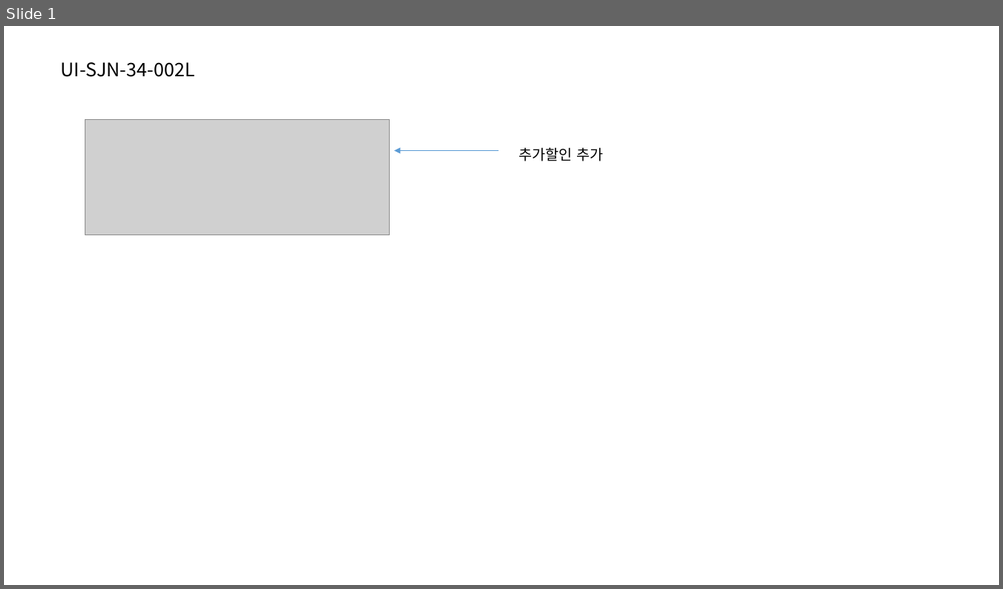
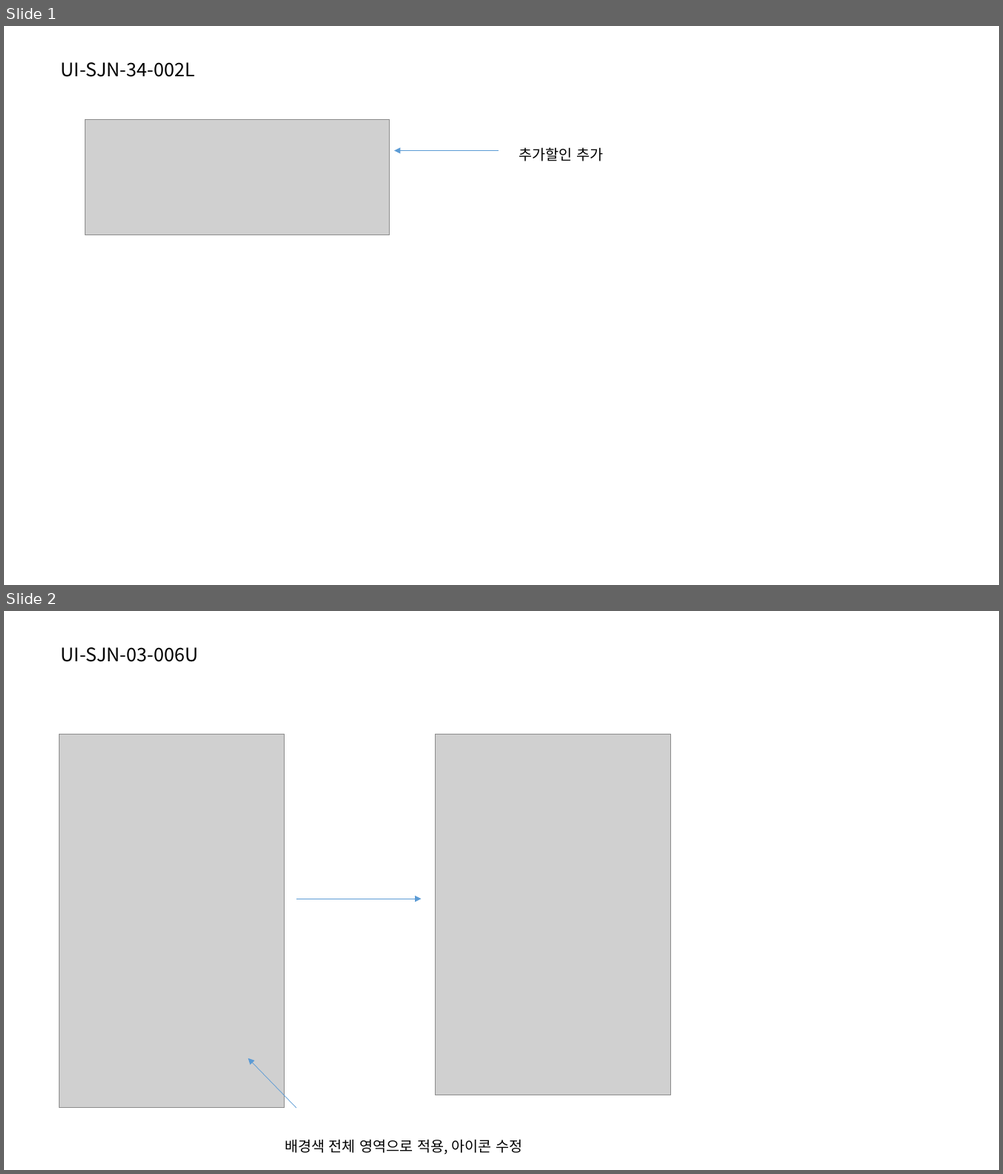
Before and after one commit to jeoungGyy/sejong, a slide deck: ppt/03-29.pptx. Shown one above the other, each under a label of ours: slide 1 before the commit, slides 1 and 2 after it. The pictures are 1003x589 and 1003x1174 pixels, drawn with LibreOffice and Linux fonts; fonts in the diff are those of the drawing; grey boxes stand for pictures. Boxes give left, top, right and bottom in pixels: in the first picture for what was removed or moved away, otherwise in the second. Text is boxed around its words. In the diff, an @@ line names an element or a change of style, - is before the commit and + after.

Commit message:
생활정보 앱 아이콘 수정

```diff
--- a/ppt/03-29.pptx
+++ b/ppt/03-29.pptx
@@ slide 2 added at box(4, 611, 999, 1170), background #FFFFFF @@
@@ text added at box(61, 647, 199, 662), 18 pt, text #000000 @@
+UI-SJN-03-006U
@@ picture added at box(60, 735, 284, 1109) @@
@@ picture added at box(435, 735, 671, 1096) @@
@@ arrow added from (296, 899) to (421, 899), #5B9BD5 0.5 pt @@
@@ arrow added from (296, 1109) to (248, 1059), #5B9BD5 0.5 pt @@
@@ text added at box(284, 1139, 522, 1155), 14 pt, text #000000 @@
+배경색 전체 영역으로 적용, 아이콘 수정
```
Also in this commit, not shown: 9 other files.
